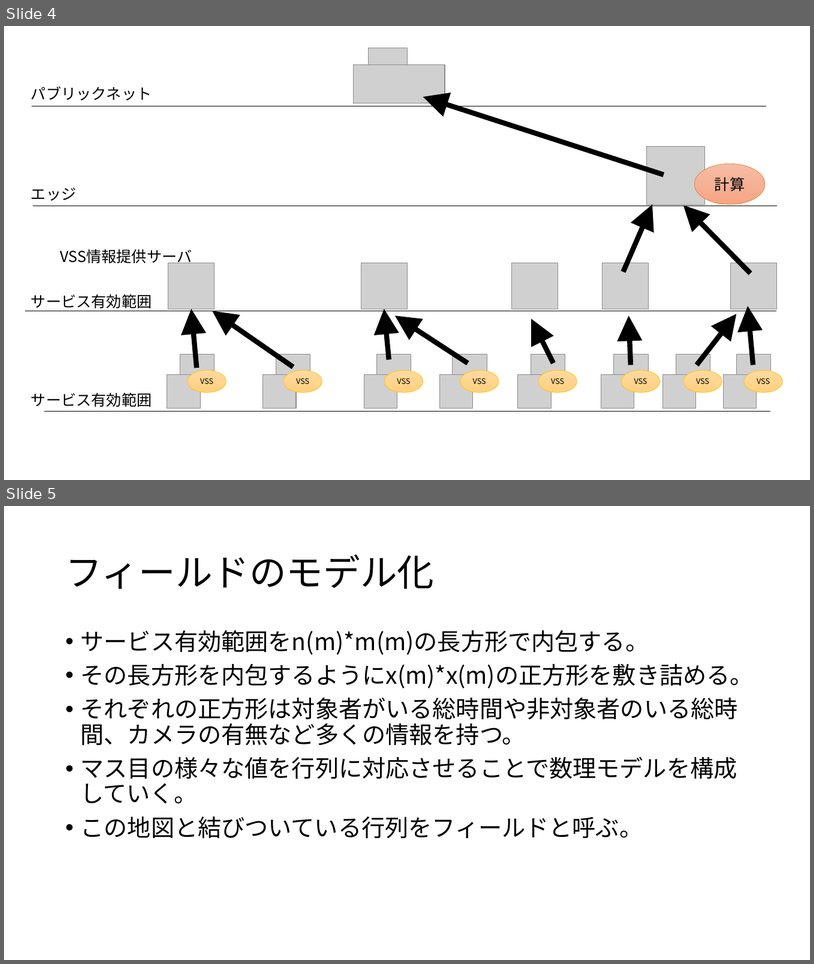
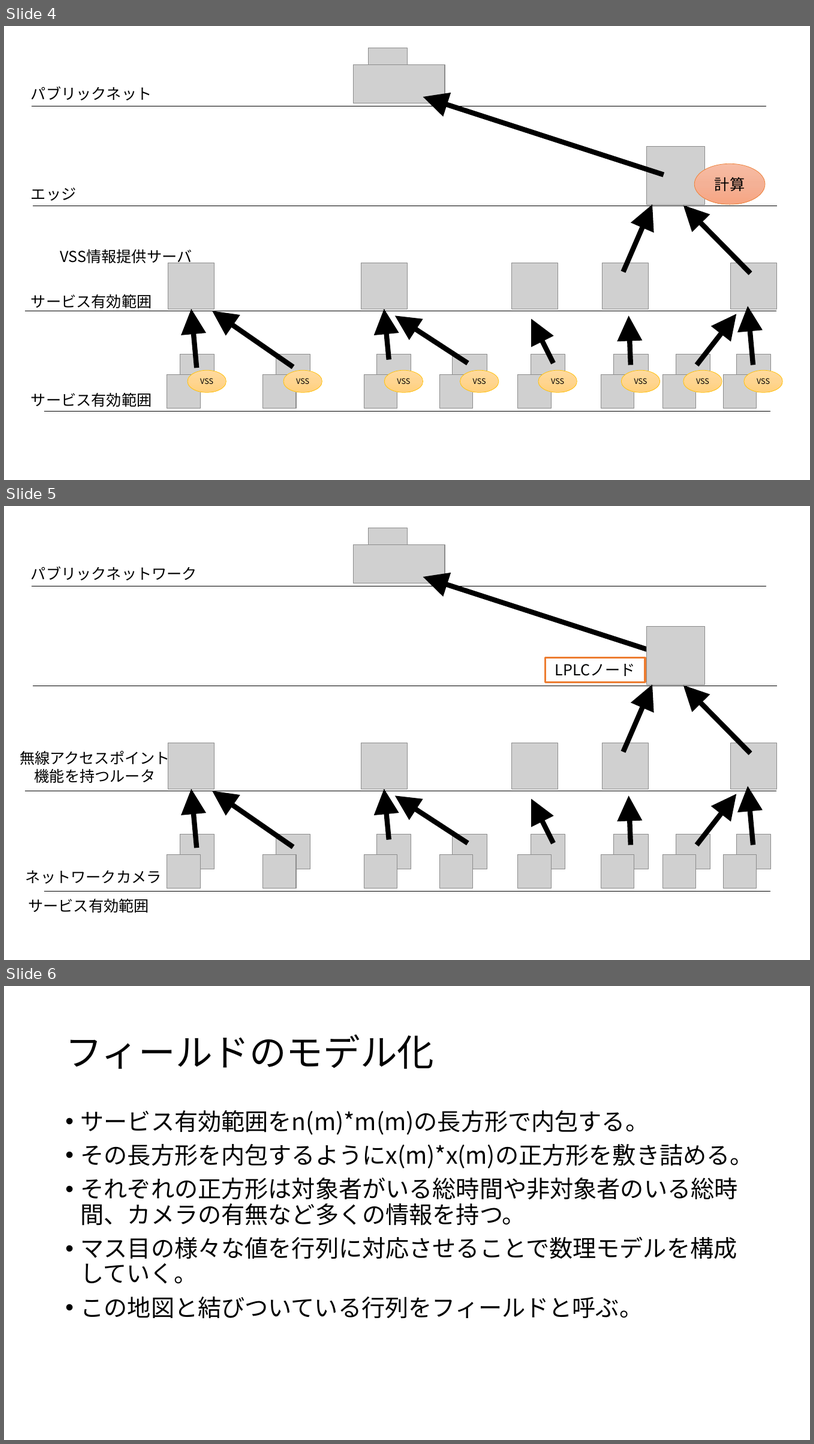
Before and after one commit to ao-megane/LplcSimulator, a slide deck: LplcSimulator/LplcSimulator/卒論/数理モデルv5.pptx. Shown one above the other, each under a label of ours: slides 4 and 5 before the commit, slides 4, 5 and 6 after it. The pictures are 814x964 and 814x1444 pixels, drawn with LibreOffice and Linux fonts; fonts in the diff are those of the drawing; grey boxes stand for pictures. Boxes give left, top, right and bottom in pixels: in the first picture for what was removed or moved away, otherwise in the second. Text is boxed around its words. In the diff, an @@ line names an element or a change of style, - is before the commit and + after.

```diff
--- a/LplcSimulator/LplcSimulator/卒論/数理モデルv5.pptx
+++ b/LplcSimulator/LplcSimulator/卒論/数理モデルv5.pptx
@@ slide 5 added at <box>4,506,810,960</box>, background #FFFFFF @@
@@ group added at <box>20,528,778,912</box>: 24 pictures, 11 arrows, 4 lines, 4 texts, 1 rectangle @@
+パブリックネットワーク
+サービス有効範囲
+ネットワークカメラ
+無線アクセスポイント
+機能を持つルータ
+LPLCノード
@@ what was slide 5 is now slide 6 @@
```
Also in this commit, not shown: 1 slide changed, 5 other files.
